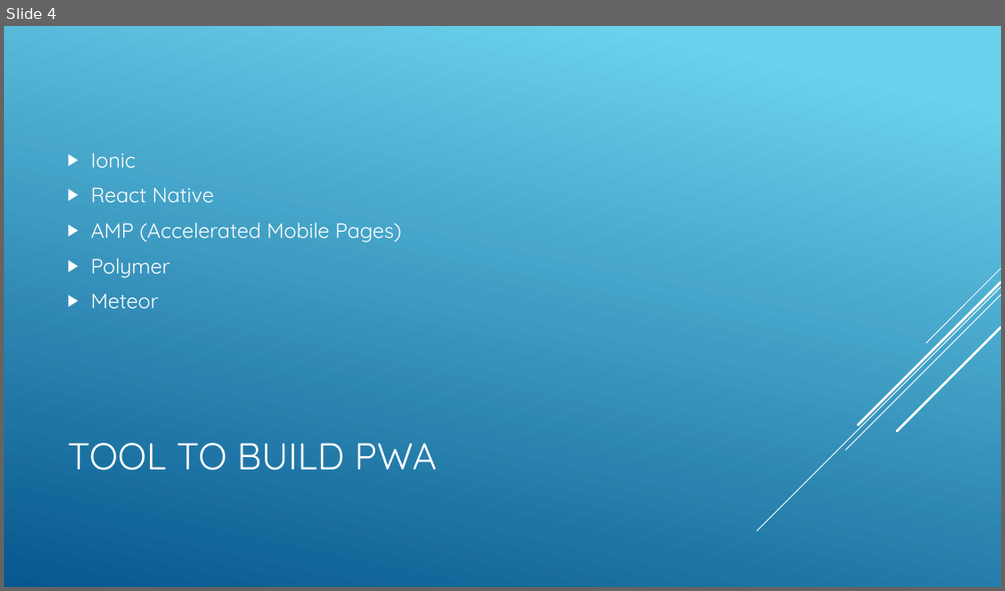
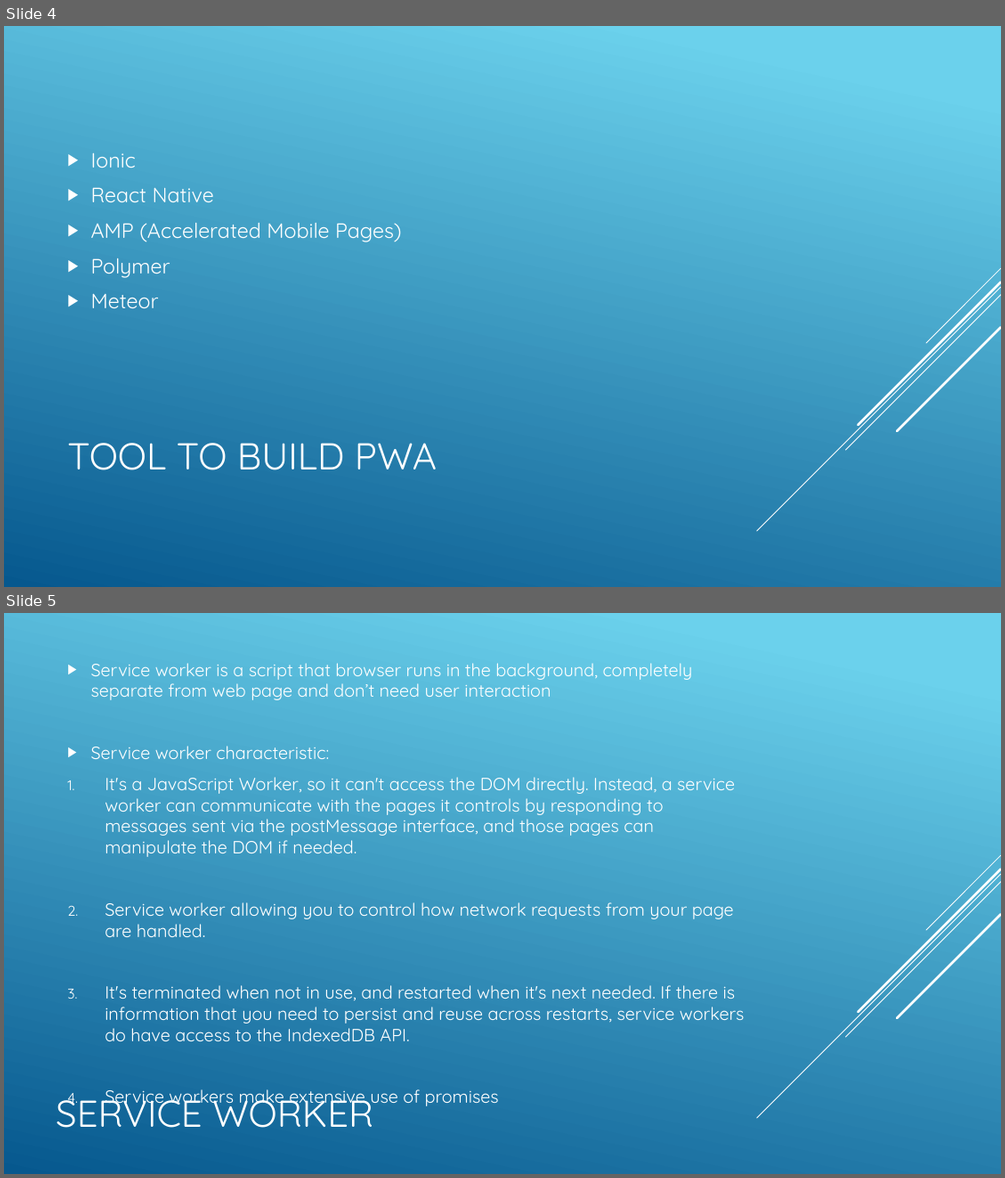
Before and after one commit to ngohungphuc/Presentation, a slide deck: Progressive Web App/PWA.pptx. Shown one above the other, each under a label of ours: slide 4 before the commit, slides 4 and 5 after it. The pictures are 1005x591 and 1005x1178 pixels, drawn with LibreOffice and Linux fonts; fonts in the diff are those of the drawing. Boxes give left, top, right and bottom in pixels: in the first picture for what was removed or moved away, otherwise in the second. Text is boxed around its words. In the diff, an @@ line names an element or a change of style, - is before the commit and + after.

```diff
--- a/Progressive Web App/PWA.pptx
+++ b/Progressive Web App/PWA.pptx
@@ slide 5 added at (x1=4, y1=613, x2=1001, y2=1174), background gradient #6ED2EB to #06588E; not listed: 5 template elements that a slide beside it also shows @@
@@ text added at (x1=91, y1=663, x2=744, y2=1103), 17 pt, text #FFFFFF @@
+▶ Service worker is a script that browser runs in the background, completely separate from web page and don’t need user interaction
+▶ Service worker characteristic:
+1. It's a JavaScript Worker, so it can't access the DOM directly. Instead, a service worker can communicate with the pages it controls by responding to messages sent via the postMessage interface, and those pages can manipulate the DOM if needed.
+2. Service worker allowing you to control how network requests from your page are handled.
+3. It's terminated when not in use, and restarted when it's next needed. If there is information that you need to persist and reuse across restarts, service workers do have access to the IndexedDB API.
+4. Service workers make extensive use of promises
@@ title added at (x1=56, y1=1089, x2=373, y2=1127), 36 pt, text #FFFFFF @@
+SERVICE WORKER
```
Also in this commit, not shown: 2 slides changed.
